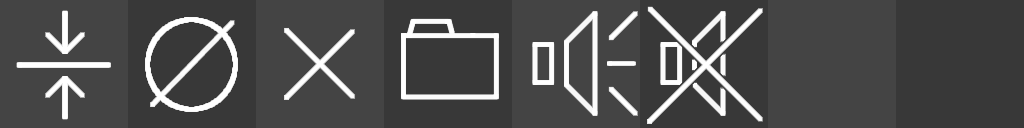
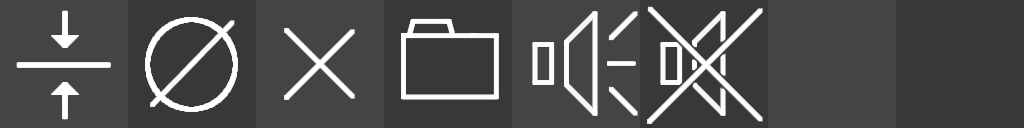
Revision of a layered 1024px x 128px image; what changed, layer by layer:
painted on "icons-new" over 45, 32, 85, 98
